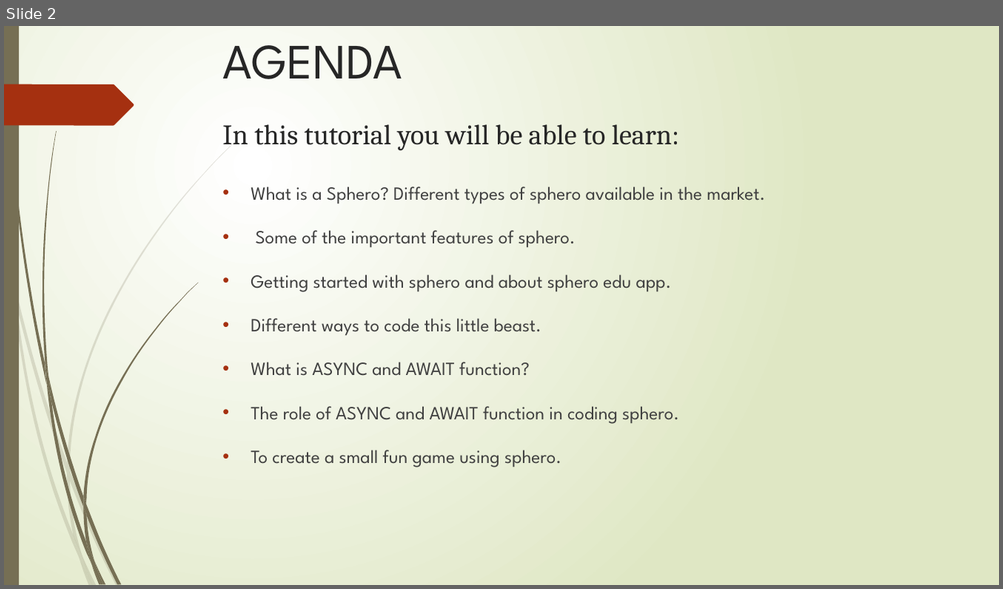
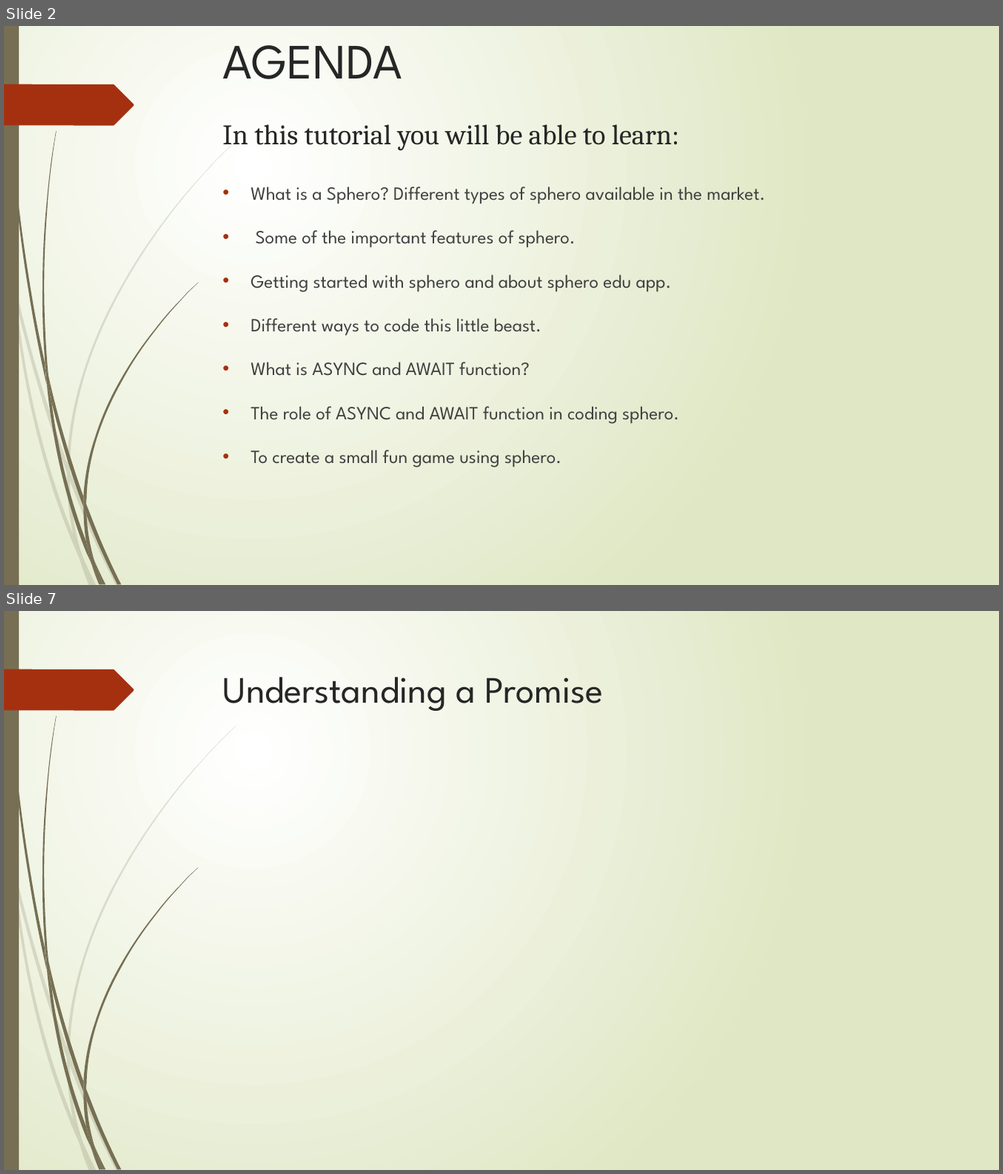
Before and after one commit to AnkitPrakash687/sphero_tutorial, a slide deck: SPHERO.pptx. Shown one above the other, each under a label of ours: slide 2 before the commit, slides 2 and 7 after it; the slides between them are not shown. The pictures are 1003x589 and 1003x1174 pixels, drawn with LibreOffice and Linux fonts; fonts in the diff are those of the drawing. Boxes give left, top, right and bottom in pixels: in the first picture for what was removed or moved away, otherwise in the second. Text is boxed around its words. In the diff, an @@ line names an element or a change of style, - is before the commit and + after.

```diff
--- a/SPHERO.pptx
+++ b/SPHERO.pptx
@@ slide 7 added at bbox=[4, 611, 999, 1170], background gradient #FFFFFF to #DFE8C4; not listed: 24 template elements that a slide beside it also shows @@
@@ title added at bbox=[223, 677, 603, 711], 36 pt, text #262626 @@
+Understanding a Promise
```
Also in this commit, not shown: 1 slide changed, 5 other slides added.
